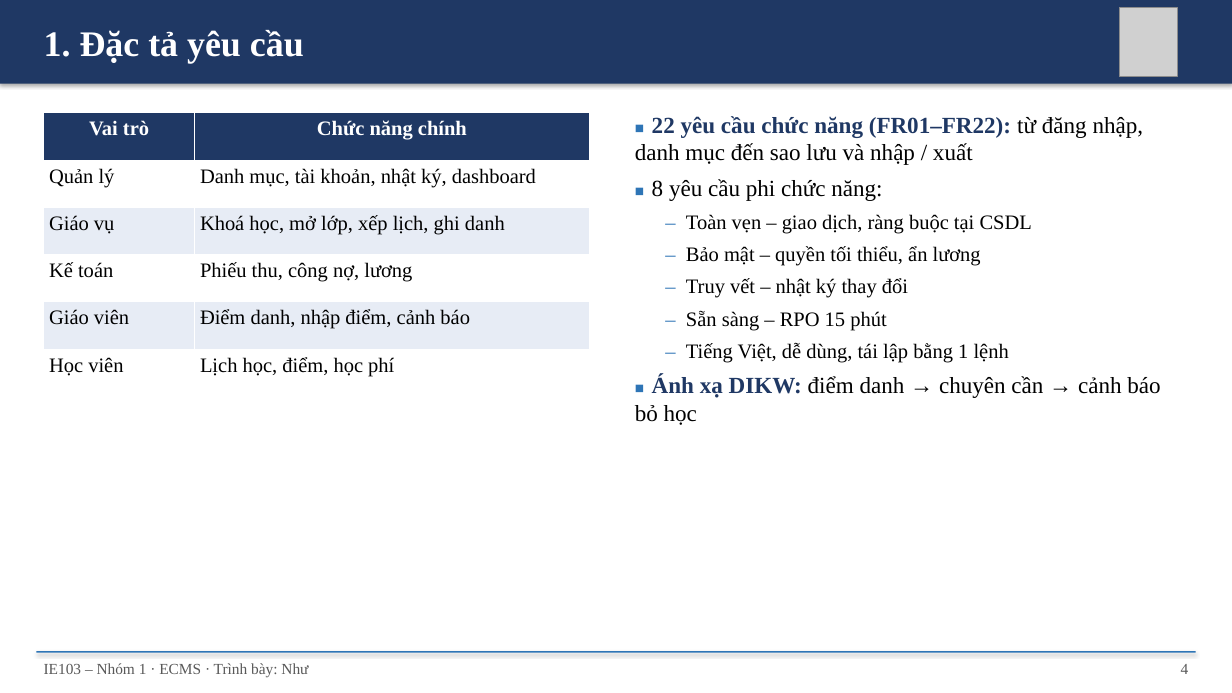
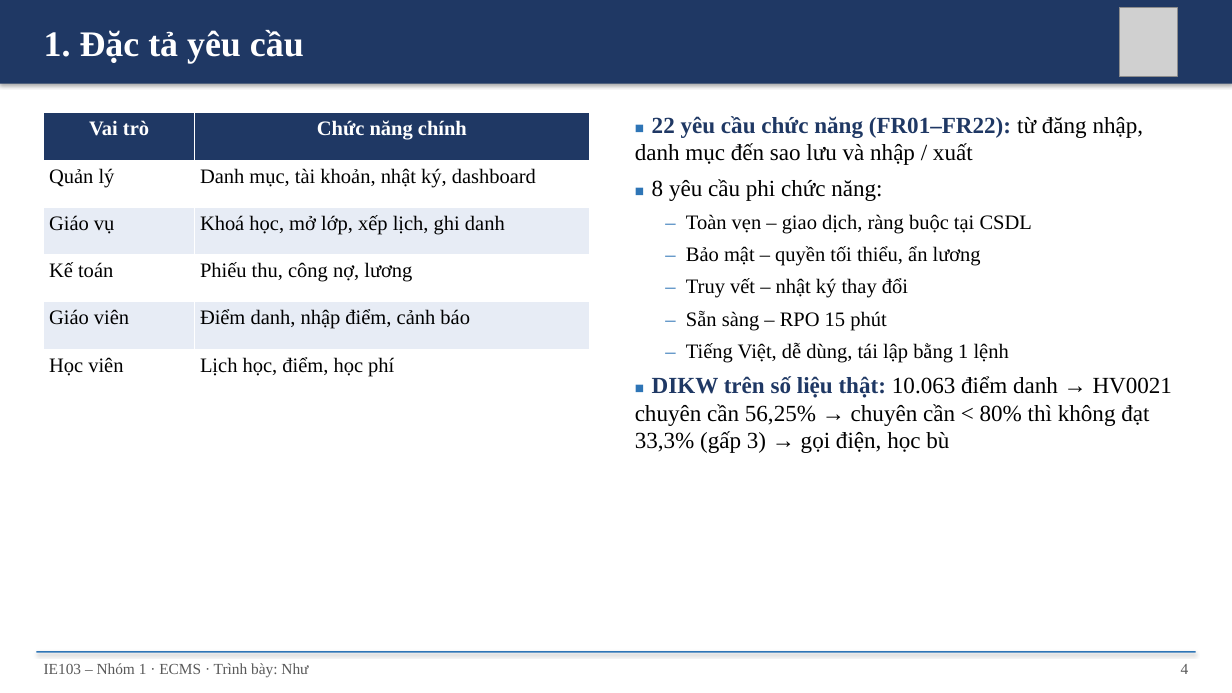
Before and after one commit to nhutruong-uit/ecms, a slide deck: slide 4 of slides/ECMS_Nhom1.pptx. Drawn at 1232x693 pixels with LibreOffice and Linux fonts; fonts in the diff are those of the drawing; grey boxes stand for pictures. Boxes give left, top, right and bottom in pixels: in the first picture for what was removed or moved away, otherwise in the second. Text is boxed around its words. In the diff, an @@ line names an element or a change of style, - is before the commit and + after.

```diff
--- a/slides/ECMS_Nhom1.pptx
+++ b/slides/ECMS_Nhom1.pptx
@@ text at [635, 376, 1172, 453]: text changed @@
-■ Ánh xạ DIKW: điểm danh → chuyên cần → cảnh báo bỏ học
+■ DIKW trên số liệu thật: 10.063 điểm danh → HV0021 chuyên cần 56,25% → chuyên cần < 80% thì không đạt 33,3% (gấp 3) → gọi điện, học bù
```
Also in this commit, not shown: 12 other slides changed, 4 other files.
